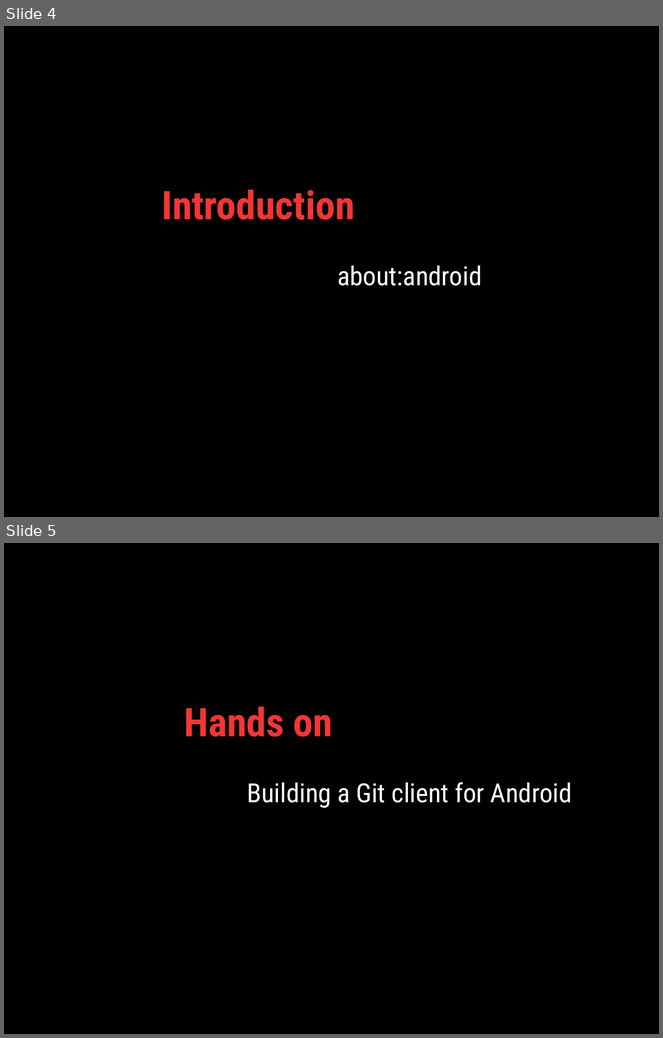
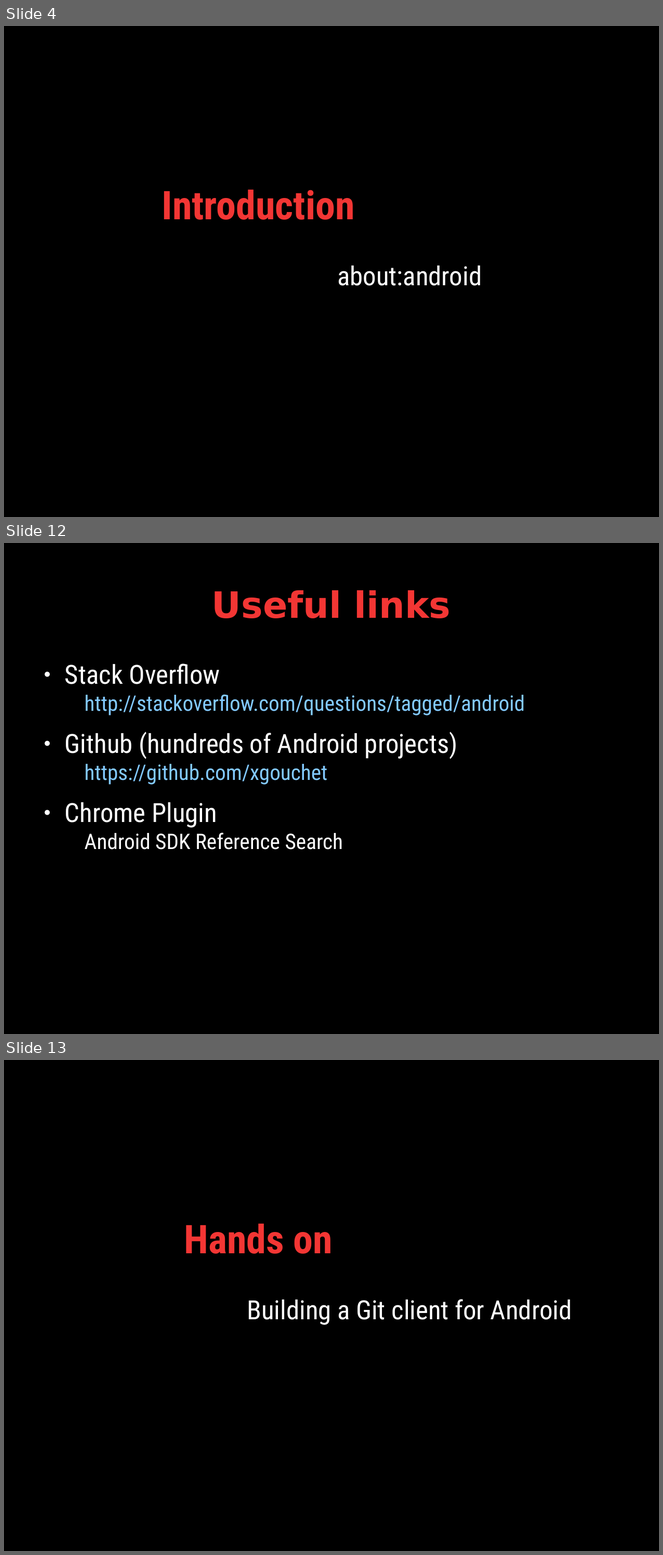
Before and after one commit to jbng/AngelHack-Android-Workshop, a slide deck: Presentation/presentation.odp. Shown one above the other, each under a label of ours: slides 4 and 5 before the commit, slides 4, 12 and 13 after it; the slides between them are not shown. The pictures are 663x1038 and 663x1555 pixels, drawn with LibreOffice and Linux fonts; fonts in the diff are those of the drawing. Boxes give left, top, right and bottom in pixels: in the first picture for what was removed or moved away, otherwise in the second. Text is boxed around its words. In the diff, an @@ line names an element or a change of style, - is before the commit and + after.

Commit message:
Introduction to Android

```diff
--- a/Presentation/presentation.odp
+++ b/Presentation/presentation.odp
@@ slide 12 added at box(4, 543, 659, 1034), background #000000 @@
@@ title added at box(212, 590, 451, 618), 44 pt, text #F33634, bold @@
+Useful links
@@ text added at box(65, 664, 525, 850), 26 pt, text #FFFFFF @@
+● Stack Overflow
+  http://stackoverflow.com/questions/tagged/android
+● Github (hundreds of Android projects)
+  https://github.com/xgouchet
+● Chrome Plugin
+  Android SDK Reference Search
@@ what was slide 5 is now slide 13 @@
```
Also in this commit, not shown: 7 other slides added.
